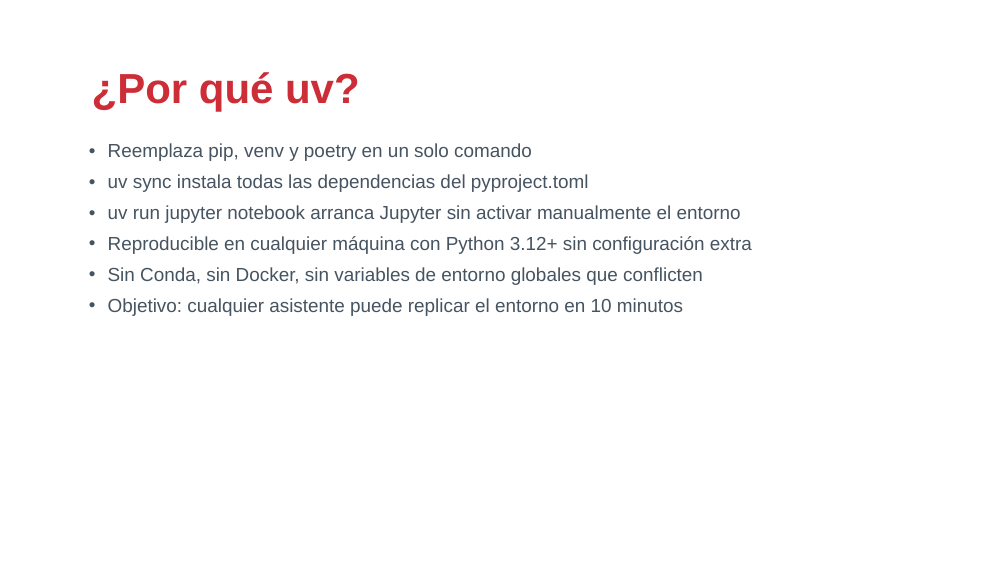
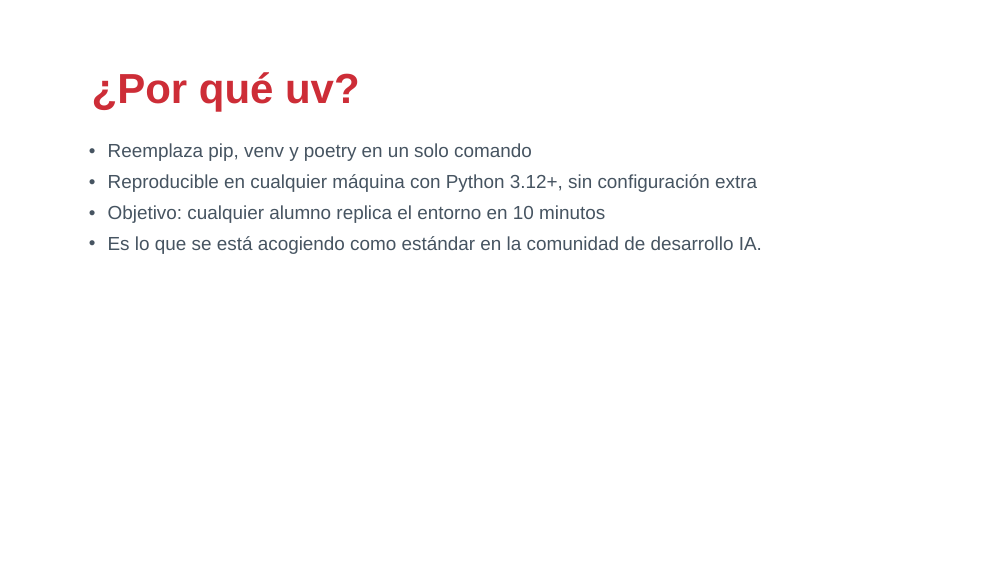
Before and after one commit to drj3ky11/FearOfTheDark, a slide deck: slide 3 of bloque3_setup/csbc26_b3_setup.pptx. Drawn at 1008x567 pixels with LibreOffice and Linux fonts; fonts in the diff are those of the drawing; background and template pictures are left out. Boxes give left, top, right and bottom in pixels: in the first picture for what was removed or moved away, otherwise in the second. Text is boxed around its words. In the diff, an @@ line names an element or a change of style, - is before the commit and + after.

Commit message:
docs(bloque3): corregir fondo de sección, chromadb, terminología Ollama y rellenar huecos visuales
- Repara el fondo de la diapositiva de sección 1 (se había roto en una
  edición manual, quedaba lavado/ilegible).
- Acorta el título de "Nuestros dos modelos" para que no envuelva a dos
  líneas y choque con las columnas.
- Aclara la confusión sobre Ollama: el servidor/CLI de Ollama NO es un
  paquete de Python (se instala aparte); la librería `ollama` y el CLI
  `llm` sí son paquetes pip/uv distintos.
- Elimina `chromadb` de la tabla de librerías (ya no se usa en el curso).
- Elimina la diapositiva de demo/smoke-test (el notebook de verificación
  es opcional y no hace falta mencionarlo en la presentación).
- Añade diagramas de apoyo (modelos embedding vs. generativo, y las 3
  formas de hablar con Ollama) para las diapositivas que quedaban con
  mucho espacio en blanco.

```diff
--- a/bloque3_setup/csbc26_b3_setup.pptx
+++ b/bloque3_setup/csbc26_b3_setup.pptx
@@ text at (108,174,762,254): text changed @@
-• uv sync instala todas las dependencias del pyproject.toml
-• uv run jupyter notebook arranca Jupyter sin activar manualmente el entorno
-• Reproducible en cualquier máquina con Python 3.12+ sin configuración extra
-• Sin Conda, sin Docker, sin variables de entorno globales que conflicten
-• Objetivo: cualquier asistente puede replicar el entorno en 10 minutos
+• Reproducible en cualquier máquina con Python 3.12+, sin configuración extra
+• Objetivo: cualquier alumno replica el entorno en 10 minutos
+• Es lo que se está acogiendo como estándar en la comunidad de desarrollo IA.
```
Also in this commit, not shown: 8 other slides changed, 12 slides added, 2 slides removed, 5 other files.
